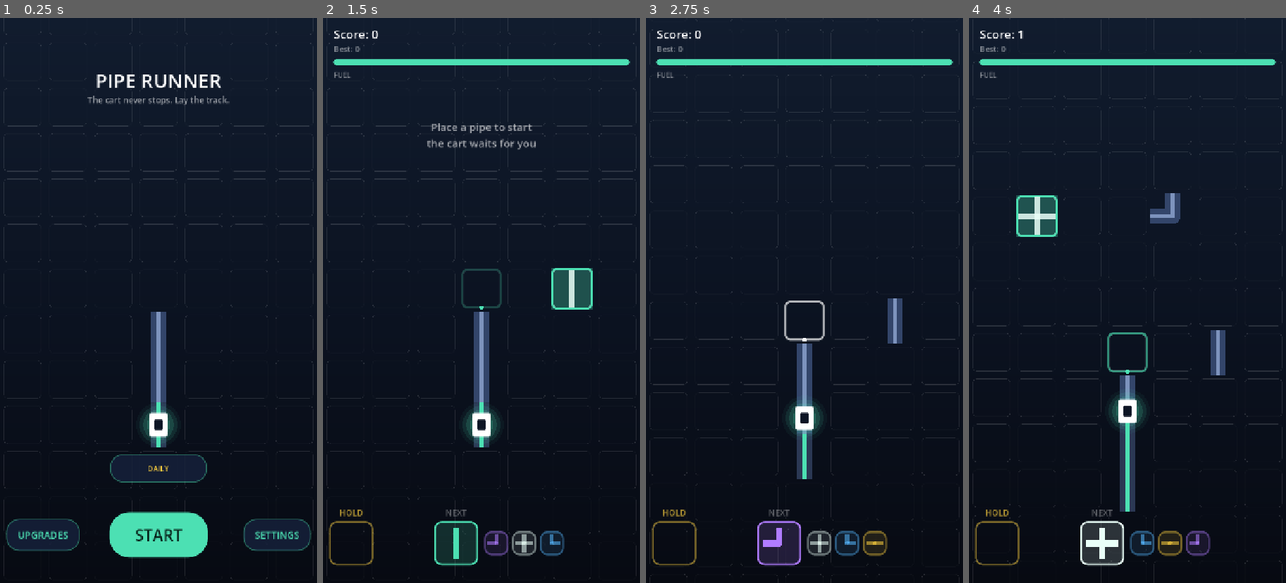
Above: before the commit, frames 1-4 (left to right).
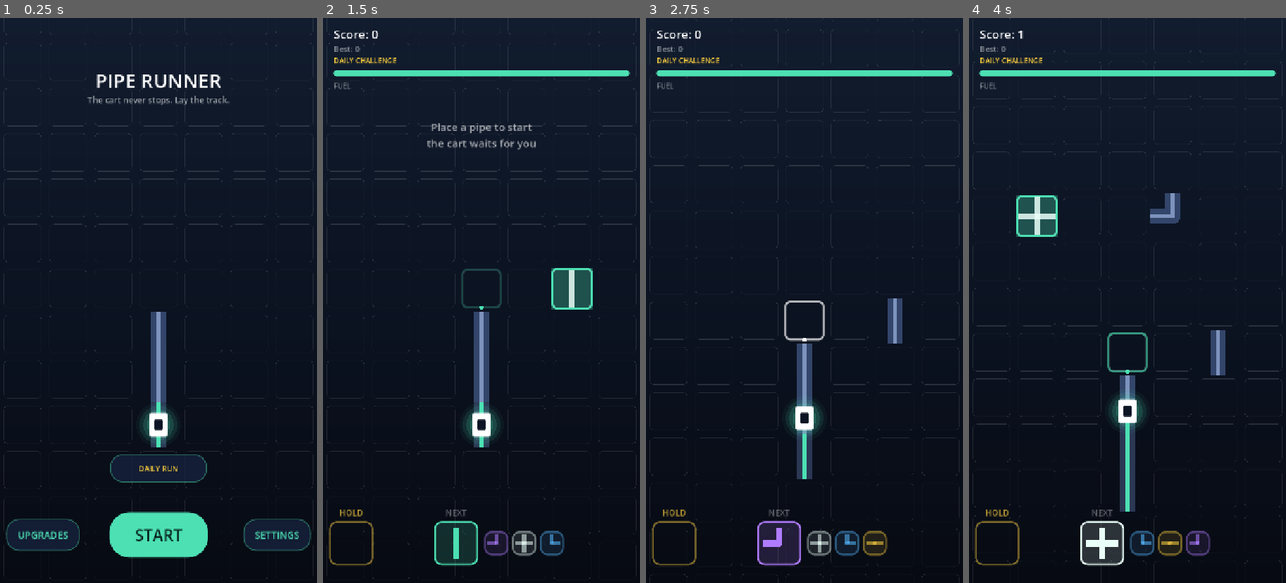
Above: after the commit, the same moments.

Repository: aznoran/piperunner
Game: Godot game, scene res://scenes/Main.tscn
Two runs of this game, one before a commit and one after it. Both use one fixed random seed, a clock stepped at 60 frames per second and the inputs below.
Inputs (mouse positions are in pixels of both pictures, inside the frame that each line leads up to):
- Up to frame 1 (0.25 s): no input
- Up to frame 2 (1.5 s): click "DAILY" (after the commit: "DAILY RUN") at 0.5 s; tap Enter at 1.25 s; move the mouse to (551, 272) at 1.27 s; click (551, 272) at 1.42 s
- Up to frame 3 (2.75 s): drag from (741, 328) to (788, 413) at 2.02 s
- Up to frame 4 (4 s): move the mouse to (1159, 176) at 2.77 s; click (1159, 176) at 2.92 s; drag from (1111, 413) to (1032, 215) at 3.52 s

The runs differ from the first frame. In frame 1, less than 0.1% of the frame differs, in the area x 44-56%, y 79-81%; in frame 2, 2.2%, in the area x 3-97%, y 7-13%; in frame 3, 2.2%; in frame 4, 2.2%.

Commit message:
Make the daily run legible, and test the menu with real clicks
The daily button said only "DAILY · 4" and, on being pressed, started a run
indistinguishable from an ordinary one — so the number read as something to
unlock rather than as a score, and the mode itself was invisible once you were
in it.

Now the button reads "DAILY RUN" or "DAILY · BEST n", the HUD carries a
DAILY CHALLENGE tag for the whole run, the game-over card says which mode
ended, and the rules panel explains that the map is shared and rolls over at
midnight.

Adds tests/input_check.gd, which drives the menu with real input events
instead of emitting signals, so a button that draws but cannot be reached
fails the suite. Note for anyone extending it: push_input takes window
coordinates unless in_local_coords is set, and the canvas_items stretch means
the window and the viewport are different sizes.

Co-Authored-By: Claude Opus 5 (1M context) <noreply@anthropic.com>
Claude-Session: https://claude.ai/code/session_01CFYbRtdtb1UhkaJakFte7B

Diff:
--- a/scenes/HUD.tscn
+++ b/scenes/HUD.tscn
@@ -46,6 +46,14 @@
 theme_override_font_sizes/font_size = 18
 text = "Best: 0"
 
+[node name="DailyLabel" type="Label" parent="Safe/Rows/TopRow/Left"]
+unique_name_in_owner = true
+visible = false
+layout_mode = 2
+theme_override_colors/font_color = Color(1, 0.823529, 0.247059, 1)
+theme_override_font_sizes/font_size = 16
+text = "DAILY CHALLENGE"
+
 [node name="ComboLabel" type="Label" parent="Safe/Rows/TopRow"]
 unique_name_in_owner = true
 modulate = Color(1, 1, 1, 0)
--- a/scenes/MainMenu.tscn
+++ b/scenes/MainMenu.tscn
@@ -192,7 +192,8 @@
 [color=#4ce0b3]Crystals are fuel.[/color] Route the cart through them or you run dry.
 [color=#4ce0b3]The white ring[/color] is where the cart needs pipe next.
 [color=#4ce0b3]HOLD[/color] parks an awkward pipe for later — tap it to swap.
-[color=#4ce0b3]Press and drag[/color] to aim, release to place. The board freezes while you hold."
+[color=#4ce0b3]Press and drag[/color] to aim, release to place. The board freezes while you hold.
+[color=#ffd23f]DAILY RUN[/color] starts a run on today's map — the same board for everyone, changing at midnight. The button shows your best score on it so far."
 fit_content = true
 scroll_active = false
 theme_override_font_sizes/normal_font_size = 18
--- a/scripts/hud.gd
+++ b/scripts/hud.gd
@@ -8,6 +8,7 @@
 @onready var _safe: MarginContainer = $Safe
 @onready var _score_label: Label = %ScoreLabel
 @onready var _best_label: Label = %BestLabel
+@onready var _daily_label: Label = %DailyLabel
 @onready var _combo_label: Label = %ComboLabel
 @onready var _fuel_track: Panel = %FuelTrack
 @onready var _fuel_bar: Panel = %FuelBar
@@ -55,6 +56,12 @@
 	_best_label.text = "Best: %d" % value
 
 
+## Marks the run as today's fixed-seed challenge, which otherwise looks
+## exactly like an ordinary one.
+func set_daily(is_daily: bool) -> void:
+	_daily_label.visible = is_daily
+
+
 func set_combo(value: int) -> void:
 	if value <= 0:
 		_combo_label.modulate.a = 0.0
--- a/scripts/main.gd
+++ b/scripts/main.gd
@@ -210,6 +210,7 @@
 	_hud.set_best(GameState.best)
 	_hud.set_combo(0)
 	_hud.set_fuel(1.0)
+	_hud.set_daily(daily_mode)
 
 
 func _process(delta: float) -> void:
@@ -460,7 +461,7 @@
 	GameState.vibrate(balance.haptics_crystal_ms)
 	GameState.bank_crystals(crystals_collected)
 
-	_death_reason = reason
+	_death_reason = ("%s  ·  daily" % reason) if daily_mode else reason
 	_death_was_record = GameState.submit_score(score, _route, _board.max_row)
 	if daily_mode:
 		GameState.submit_daily(score)
--- a/scripts/main_menu.gd
+++ b/scripts/main_menu.gd
@@ -79,7 +79,7 @@
 
 func _refresh() -> void:
 	var today: int = GameState.daily_result()
-	%DailyButton.text = "DAILY  ·  %d" % today if today > 0 else "DAILY"
+	%DailyButton.text = "DAILY  ·  BEST %d" % today if today > 0 else "DAILY RUN"
 	_best_label.text = "Best run: %d" % GameState.best
 	_haptics_toggle.set_pressed_no_signal(GameState.haptics_enabled)
 	_refresh_shop()
--- /dev/null
+++ b/tests/input_check.gd
@@ -0,0 +1,100 @@
+## Clicks the menu buttons with real input events, to catch the case where a
+## button draws fine but nothing can reach it.
+##
+##   godot --path . --resolution 450x800 --script res://tests/input_check.gd
+extends SceneTree
+
+var main: Node
+var menu: Node
+var frames: int = 0
+var step: int = 0
+var checks: int = 0
+var failures: int = 0
+
+
+func _initialize() -> void:
+	_stand_up_autoloads()
+	main = load("res://scenes/Main.tscn").instantiate()
+	root.add_child(main)
+
+
+func _process(_delta: float) -> bool:
+	frames += 1
+	if frames < 4:
+		return false
+	if menu == null:
+		menu = main._menu
+
+	# One action every few frames, so the UI settles between them.
+	if frames % 6 != 0:
+		return false
+	step += 1
+
+	match step:
+		1:
+			_click(menu.get_node("%UpgradesButton"))
+		2:
+			_ok(menu.get_node("%UpgradesPanel").visible, "UPGRADES opens the shop")
+			_click(menu.get_node("%CloseUpgrades"))
+		3:
+			_ok(not menu.get_node("%UpgradesPanel").visible, "Close shuts the shop")
+			_click(menu.get_node("%SettingsButton"))
+		4:
+			_ok(menu.get_node("%SettingsPanel").visible, "SETTINGS opens settings")
+			_click(menu.get_node("%CloseSettings"))
+		5:
+			_click(menu.get_node("%DailyButton"))
+		6:
+			_ok(main.state == 1, "DAILY starts a run")
+			_ok(main.daily_mode, "...and it is the daily one")
+			_eq(main._board.rng.seed, root.get_node("GameState").daily_seed(),
+				"...seeded from today's date")
+			main._show_menu()
+		7:
+			_click(menu.get_node("%StartButton"))
+		8:
+			_ok(main.state == 1, "START starts a run")
+			_ok(not main.daily_mode, "...and it is a normal one")
+			print("--- %d checks, %d failed ---" % [checks, failures])
+			quit(1 if failures > 0 else 0)
+			return true
+	return false
+
+
+## Presses and releases in the middle of `control`, through the viewport, so
+## the hit test is the real one. Touch events, since the project emulates touch
+## from mouse — this is what a finger actually delivers.
+func _click(control: Control) -> void:
+	var centre := control.get_global_rect().get_center()
+	for pressed in [true, false]:
+		var event := InputEventScreenTouch.new()
+		event.index = 0
+		event.pressed = pressed
+		event.position = centre
+		# in_local_coords: the rect is in viewport space, and the window is
+		# a different size because of the canvas_items stretch.
+		root.push_input(event, true)
+
+
+func _ok(condition: bool, label: String) -> void:
+	checks += 1
+	if not condition:
+		failures += 1
+		print("FAIL: %s" % label)
+
+
+func _eq(actual: Variant, expected: Variant, label: String) -> void:
+	checks += 1
+	if actual != expected:
+		failures += 1
+		print("FAIL: %s — got %s, expected %s" % [label, actual, expected])
+
+
+## --script skips project autoloads, so stand them up by hand.
+func _stand_up_autoloads() -> void:
+	for entry in [["GameState", "res://scripts/game_state.gd"]]:
+		if root.has_node(entry[0]):
+			continue
+		var node: Node = load(entry[1]).new()
+		node.name = entry[0]
+		root.add_child(node)
Not shown, added: tests/input_check.gd.uid
Not shown, added: tests/screenshot_ui.gd.uid
